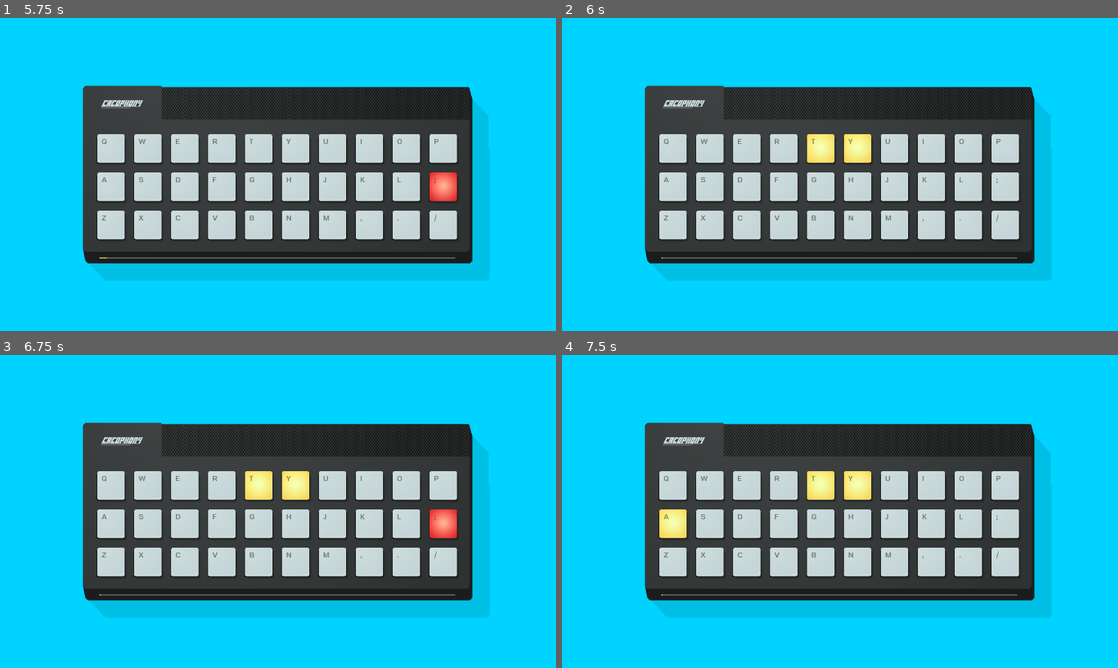
Above: before the commit, frames 1-4 (two rows, left to right).
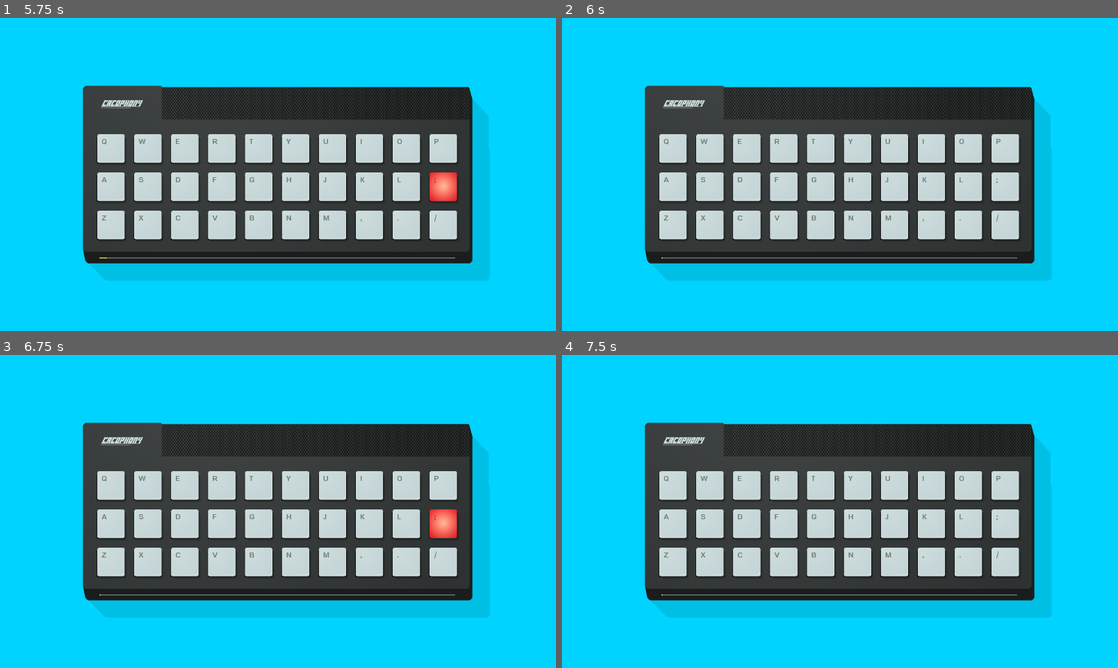
Above: after the commit, the same moments.

Repository: winterbeak/cacophony-t35x
Game: Godot game, scene res://scenes/Main.tscn
The game is run twice, just before and just after one commit, with the same random seed, the same clock (stepped at 60 frames per second) and the same inputs.
Inputs:
- Up to frame 1 (5.75 s): tap Enter at 0.5, 2, 3.5 s; tap , (S) every 1.5 s from 0.6 to 5.1 s; tap Space (space) at 1.25, 1.35, 2.75, 2.85, 4.25, 4.35 s
- Up to frame 2 (6 s): tap Space (space) at 5.85 s
- Up to frame 3 (6.75 s): tap , (S) at 6.6 s
- Up to frame 4 (7.5 s): tap Space (space) at 7.35 s

Frame 1 is identical in both runs. In frame 2, 0.9% of the frame differs, in the area x 44-56%, y 37-47%; in frame 3, 0.9%; in frame 4, 1.4%, in the area x 17-56%, y 37-59%.

Commit message:
Slow down module activation rate

Diff:
--- a/Analog Cacophony/scripts/Grid.gd
+++ b/Analog Cacophony/scripts/Grid.gd
@@ -12,7 +12,8 @@
 ]
 onready var components = []
 onready var beat_keeper = $BeatKeeper
-const BEAT_TIME: float = 1.5
+const BEAT_TIME: float = 2.3
+const ACTIVATE_TIME: float = 4.6
 onready var beat_sequence = [
 	$SequenceComponent,
 	$CountComponent,
@@ -75,13 +76,13 @@
 		component.lock()
 
 func activate_fixed_sequence():
-	beat_sequence[current_beat].activate(5)
+	beat_sequence[current_beat].activate(ACTIVATE_TIME)
 	current_beat += 1
 	current_beat %= len(beat_sequence)
 
 # If you use this sequence, make sure to shuffle the bag in start()
 func activate_bag_randomizer():
-	beat_sequence[current_beat].activate(5)
+	beat_sequence[current_beat].activate(ACTIVATE_TIME)
 
 	current_beat += 1
 	if current_beat == len(beat_sequence):
